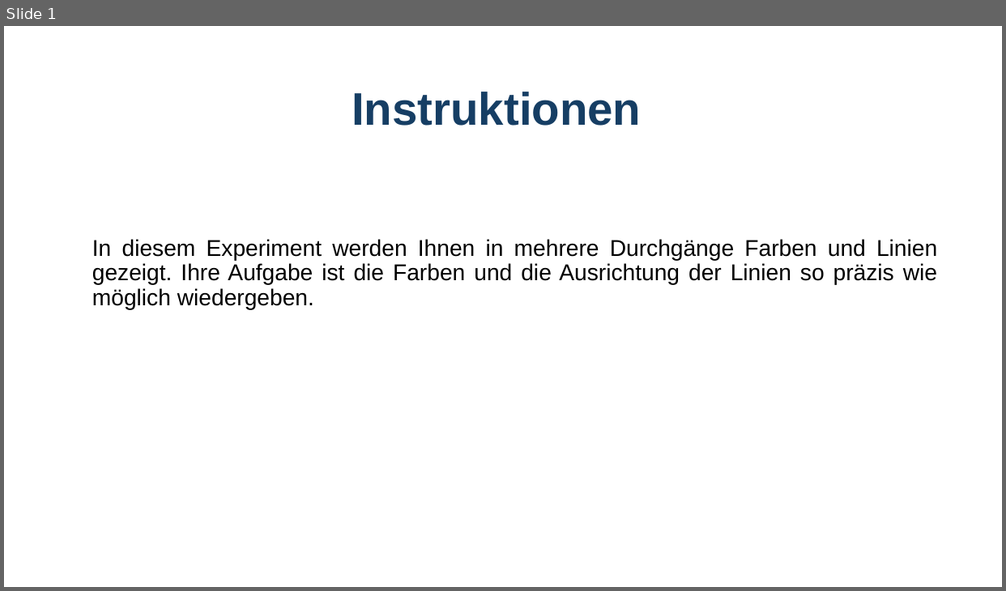
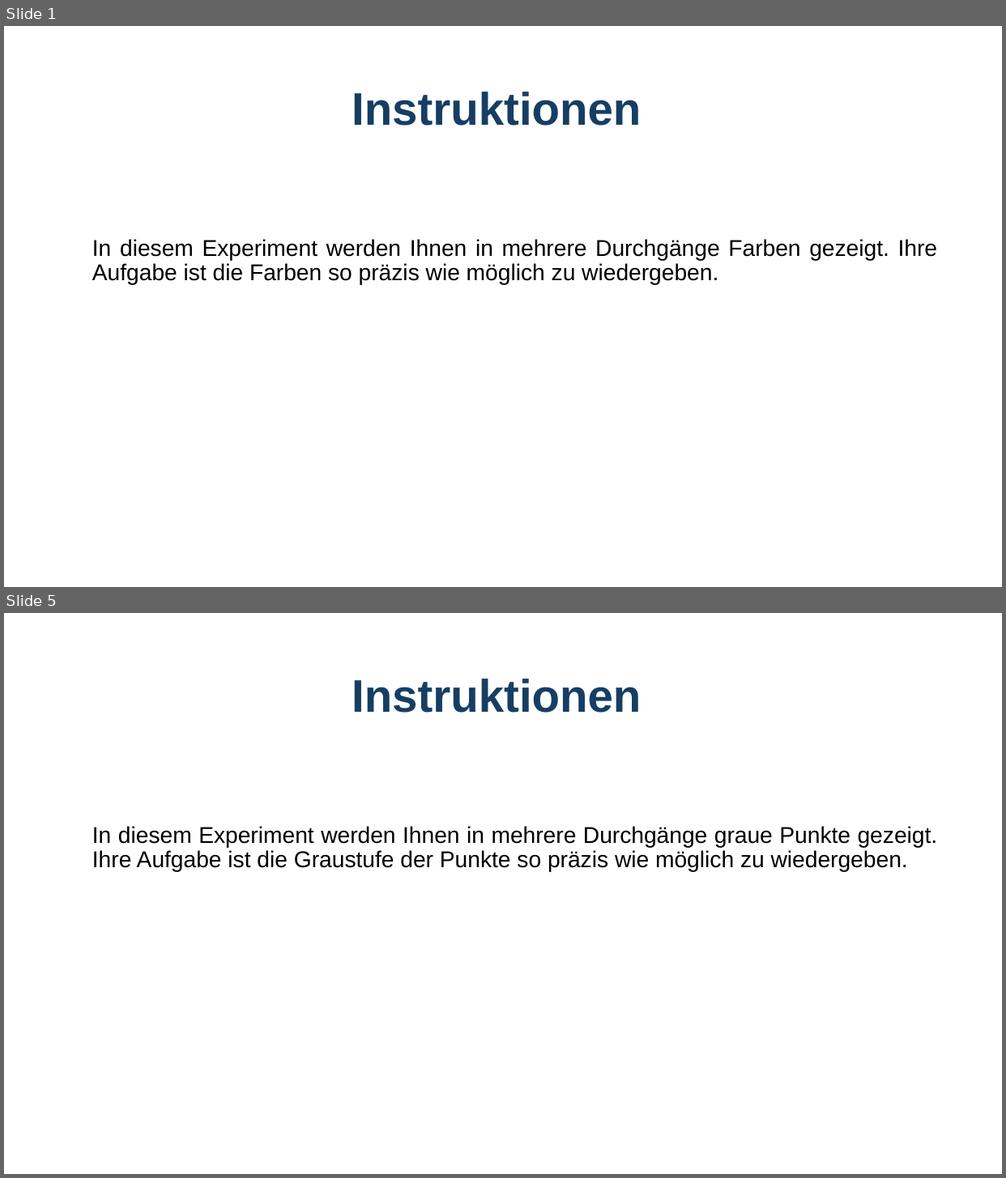
Before and after one commit to GidonFrischkorn/Ambizione-IndividualDifferencesStudy, a slide deck: tasks/perceptual-matching-color/assets/images/instructions perceptual matching .pptx. Shown one above the other, each under a label of ours: slide 1 before the commit, slides 1 and 5 after it; the slides between them are not shown. The pictures are 1006x591 and 1006x1178 pixels, drawn with LibreOffice and Linux fonts; fonts in the diff are those of the drawing. Boxes give left, top, right and bottom in pixels: in the first picture for what was removed or moved away, otherwise in the second. Text is boxed around its words. In the diff, an @@ line names an element or a change of style, - is before the commit and + after.

```diff
--- a/tasks/perceptual-matching-color/assets/images/instructions perceptual matching .pptx
+++ b/tasks/perceptual-matching-color/assets/images/instructions perceptual matching .pptx
@@ slide 5 added at <box>4,613,1002,1174</box>, background #FFFFFF @@
@@ title added at <box>351,679,641,713</box>, 44 pt, text #163E64, bold @@
+Instruktionen
@@ text added at <box>92,826,938,872</box>, 22 pt, text #000000 @@
+In diesem Experiment werden Ihnen in mehrere Durchgänge graue Punkte gezeigt. Ihre Aufgabe ist die Graustufe der Punkte so präzis wie möglich zu wiedergeben.
@@ slide 1 changed as well @@
@@ text at <box>92,239,938,285</box>: text changed @@
-In diesem Experiment werden Ihnen in mehrere Durchgänge Farben und Linien gezeigt. Ihre Aufgabe ist die Farben und die Ausrichtung der Linien so präzis wie möglich wiedergeben.
+In diesem Experiment werden Ihnen in mehrere Durchgänge Farben gezeigt. Ihre Aufgabe ist die Farben so präzis wie möglich zu wiedergeben.
```
Also in this commit, not shown: 6 other slides changed, 1 slide removed, 25 other files.
